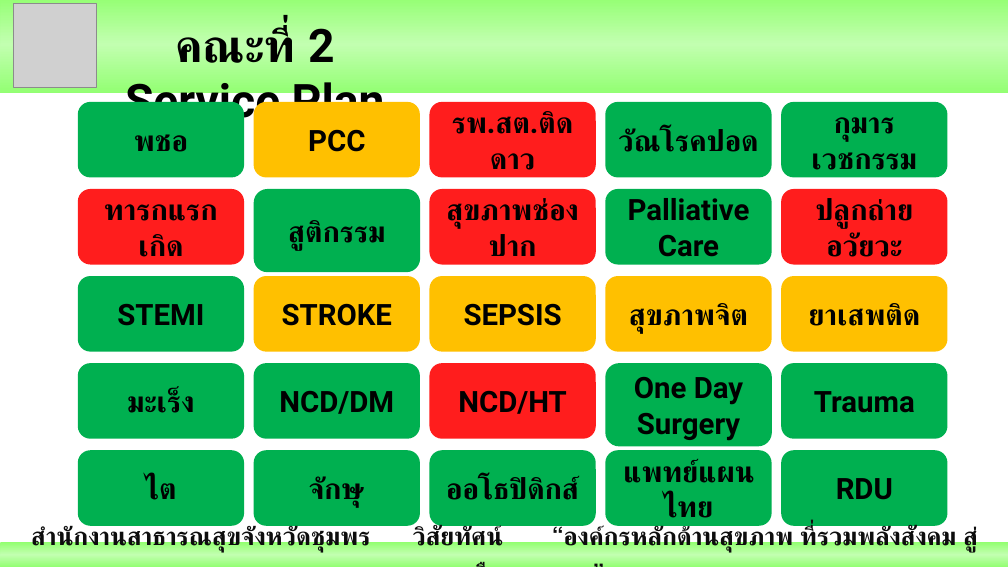
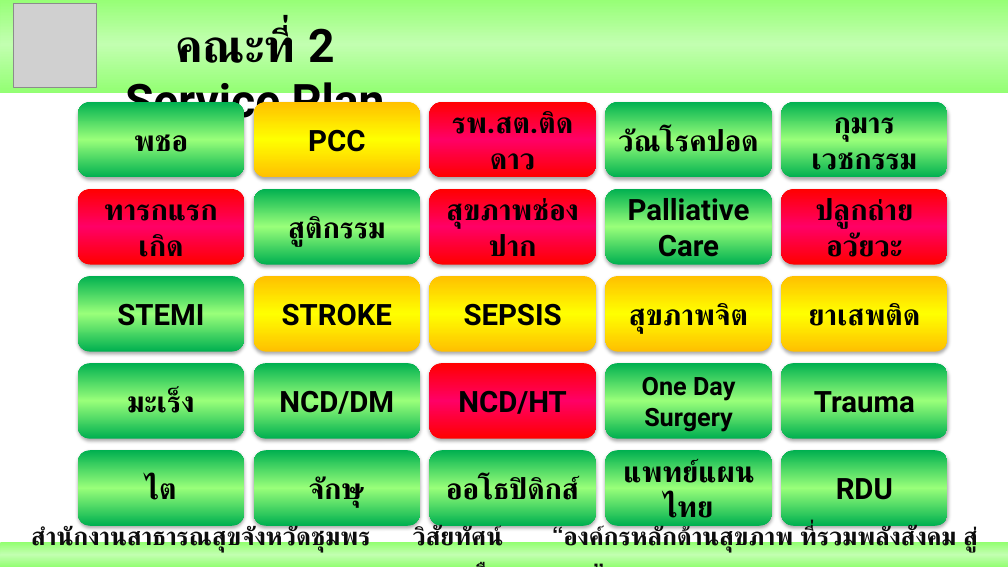
Before and after one commit to joblackpoc/Jobs_SSJ, a slide deck: slide 20 of นิเทศก์/Ready/รอส่งพี่กอบ/Poc_Mix_2_นิเทศก์ใหม่.pptx. Drawn at 1008x567 pixels with LibreOffice and Linux fonts; fonts in the diff are those of the drawing; grey boxes stand for pictures. Boxes give left, top, right and bottom in pixels: in the first picture for what was removed or moved away, otherwise in the second. Text is boxed around its words. In the diff, an @@ line names an element or a change of style, - is before the commit and + after.

```diff
--- a/นิเทศก์/Ready/รอส่งพี่กอบ/Poc_Mix_2_นิเทศก์ใหม่.pptx
+++ b/นิเทศก์/Ready/รอส่งพี่กอบ/Poc_Mix_2_นิเทศก์ใหม่.pptx
@@ fill #00B050 to gradient #00B050 to #99FF7A; shadow on in 14 elements at (78, 102, 244, 178), (78, 276, 244, 352), (78, 363, 244, 439), (78, 451, 244, 526), (254, 363, 420, 439), (254, 451, 420, 526), (430, 451, 596, 526), (606, 102, 772, 178), (606, 189, 772, 265), (606, 451, 772, 526), (781, 102, 948, 178), (781, 363, 948, 439), (781, 451, 948, 526), (254, 189, 420, 265) @@
@@ rounded rectangle "สูติกรรม": place and size @@
-rounded rectangle "สูติกรรม" at (254, 189, 420, 272)
+rounded rectangle "สูติกรรม" at (254, 189, 420, 265)
@@ fill #FF1D1D to gradient #FF0000 to #FF0066; shadow on in 5 elements at (78, 189, 244, 265), (430, 102, 596, 178), (430, 189, 596, 265), (430, 363, 596, 439), (781, 189, 948, 265) @@
@@ fill #FFC000 to gradient #FFC000 to #FFFF00; shadow on in 5 elements at (254, 102, 420, 178), (254, 276, 420, 352), (430, 276, 596, 352), (606, 276, 772, 352), (781, 276, 948, 352) @@
@@ rounded rectangle "One Day Surgery": place and size @@
-rounded rectangle "One Day Surgery" at (606, 363, 772, 446)
+rounded rectangle "One Day Surgery" at (606, 363, 772, 439)
@@ rounded rectangle "One Day Surgery" at (606, 363, 772, 439): size 28 to 24 pt; fill #00B050 to gradient #00B050 to #99FF7A; shadow on @@
```
Also in this commit, not shown: 1 other file.
